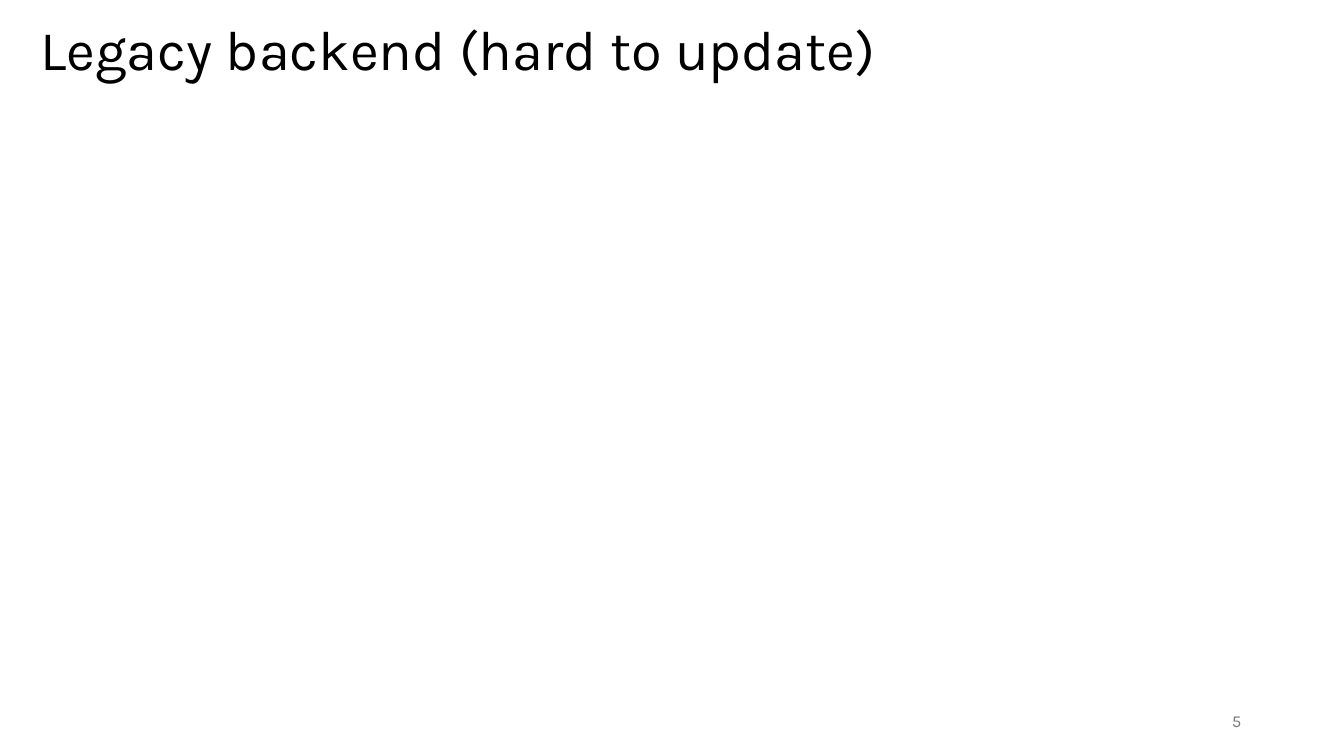
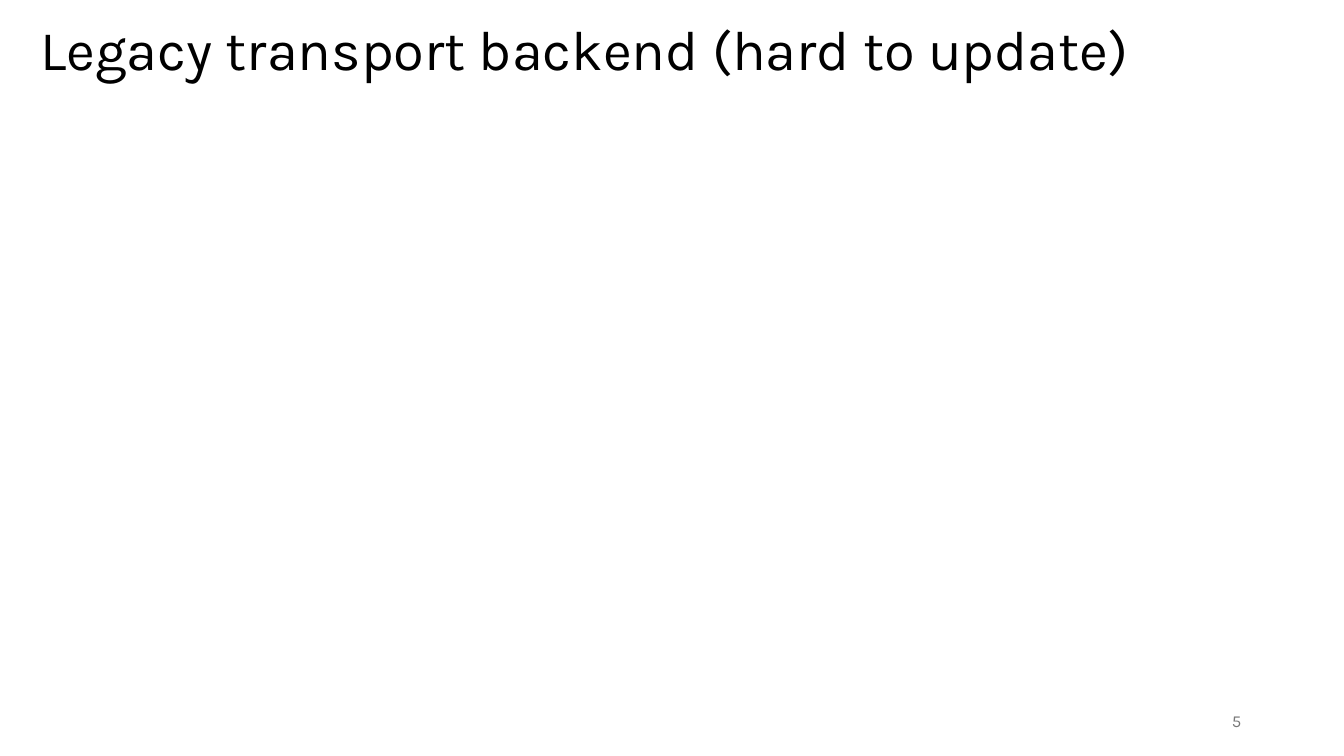
Before and after one commit to CANOE-main/canoe-transportation, a slide deck: slide 5 of docs/MVP_delivery_presentation.pptx. Drawn at 1344x756 pixels with LibreOffice and Linux fonts; fonts in the diff are those of the drawing; background and template pictures are left out. Boxes give left, top, right and bottom in pixels: in the first picture for what was removed or moved away, otherwise in the second. Text is boxed around its words. In the diff, an @@ line names an element or a change of style, - is before the commit and + after.

```diff
--- a/docs/MVP_delivery_presentation.pptx
+++ b/docs/MVP_delivery_presentation.pptx
@@ title at (x1=41, y1=29, x2=1128, y2=84): text changed @@
-Legacy backend (hard to update)
+Legacy transport backend (hard to update)
```
Also in this commit, not shown: 1 other slide changed, 13 slides added, 5 slides removed, 56 other files.
